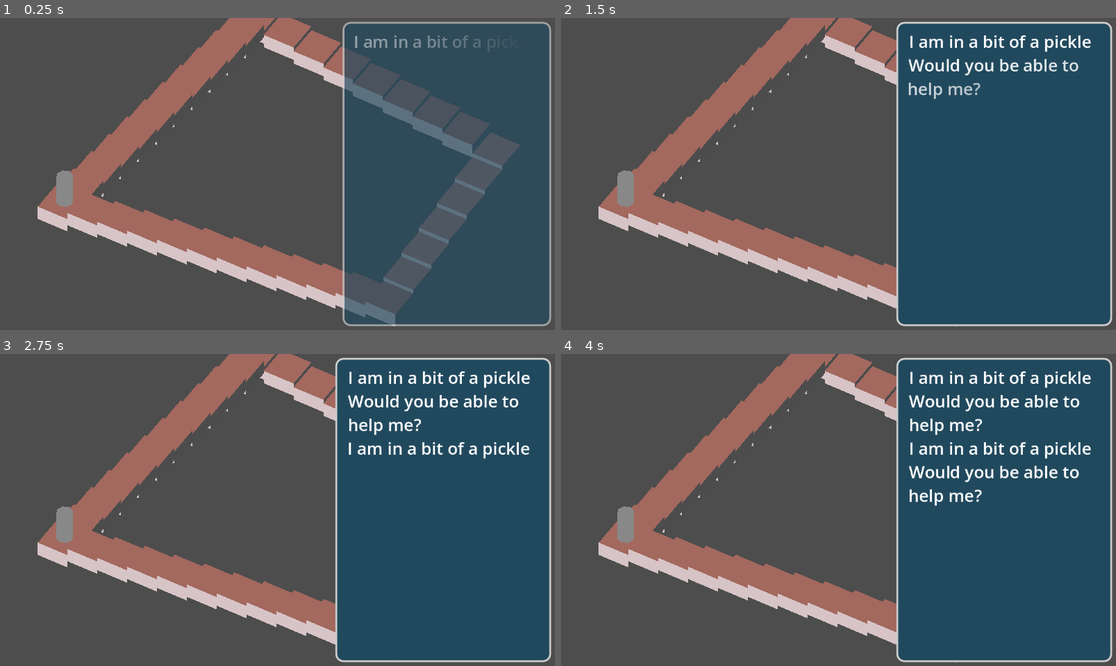
Above: before the commit, frames 1-4 (two rows, left to right).
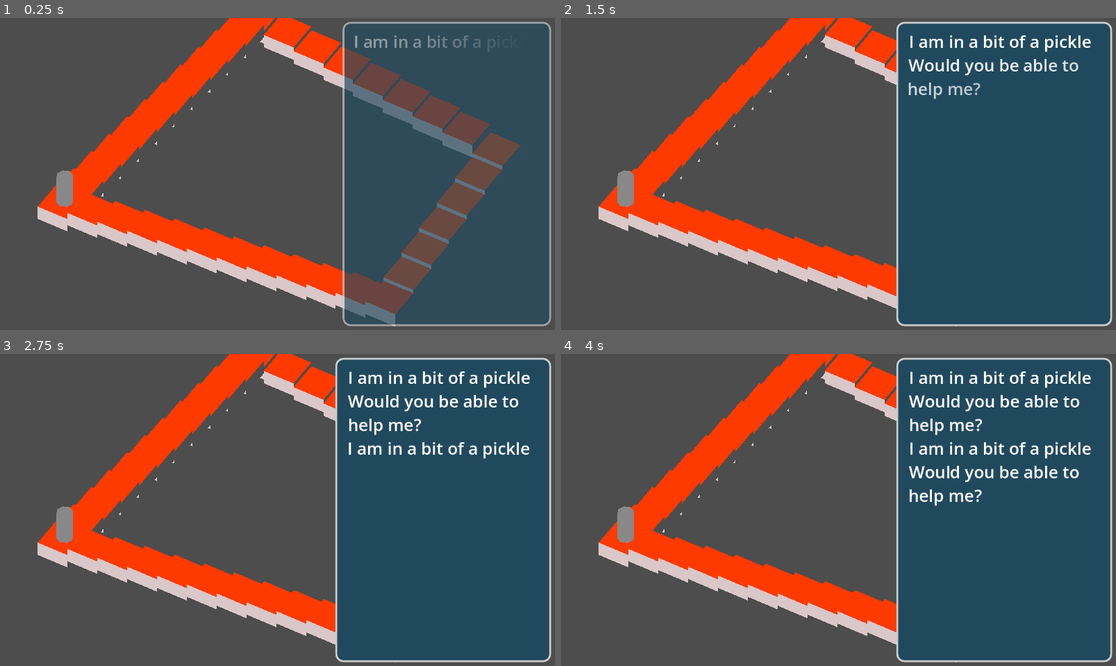
Above: after the commit, the same moments.

Repository: GenericUserIsTaken/GGJ2026
Game: Godot game, scene res://scenes/main/main.tscn
Same seed, same stepped clock (60 frames per second), same inputs: the game is played once before the commit and once after it.
Inputs (mouse positions are in pixels of both pictures, inside the frame that each line leads up to):
- Up to frame 1 (0.25 s): no input
- Up to frame 2 (1.5 s): tap Enter (ui_accept) at 0.5, 0.77 s; hold Up (ui_up) 0.53-1.28 s; click (838, 174) at 0.67 s; move the mouse to (727, 189) at 1.27 s; hold Down (ui_down) from 1.28 s (still down)
- Up to frame 3 (2.75 s): tap Enter (ui_accept) at 1.52 s; move the mouse to (333, 441) at 2.02 s; release Down (ui_down) at 2.03 s; hold Up (ui_up) from 2.03 s (still down)
- Up to frame 4 (4 s): move the mouse to (810, 572) at 2.77 s; click (810, 572) at 2.92 s; tap Enter (ui_accept) at 3.02, 3.77 s; move the mouse to (1005, 556) at 3.52 s; release Up (ui_up) at 3.53 s; hold Down (ui_down) from 3.53 s (still down)

The runs differ from the first frame. In frame 1, 16% of the frame differs, in the area x 6-94%, y 0-95%; in frame 2, 9.5%; in frame 3, 9.5%; in frame 4, 9.5%.

Commit message:
color update

Diff:
--- a/scenes/enviroment/face_colorer.tres
+++ b/scenes/enviroment/face_colorer.tres
@@ -5,7 +5,7 @@
 [resource]
 render_priority = 0
 shader = ExtResource("1_7uxna")
-shader_parameter/top_color = Color(0.6283572, 0.59597945, 0.5904932, 1)
+shader_parameter/top_color = Color(0.73105305, 0.57028514, 0.3943521, 1)
 shader_parameter/bottom_color = Color(1, 1, 1, 1)
 shader_parameter/left_color = Color(0.3019608, 0.3019608, 0.3019608, 1)
 shader_parameter/right_color = Color(1, 1, 0, 1)
--- a/scenes/enviroment/staircase_3.gdshader
+++ b/scenes/enviroment/staircase_3.gdshader
@@ -1,5 +1,5 @@
 shader_type spatial;
-render_mode world_vertex_coords;
+render_mode world_vertex_coords, unshaded;
 uniform vec4 top_color : source_color = vec4(1.0, 1.0, 1.0, 1.0);
 uniform vec4 bottom_color : source_color = vec4(1.0, 1.0, 1.0, 1.0);
 uniform vec4 left_color : source_color = vec4(1.0, 1.0, 1.0, 1.0);
@@ -15,10 +15,9 @@
 
 // Fragment Shader
 void fragment() {
-    float weight_y = dot(world_normal, vec3(0,1,0));
-	float weight_x = dot(world_normal, vec3(1,0,0));
-	float weight_z = dot(world_normal, vec3(0,0,1));
-	//mix(bottom_color.rgb, top_color.rgb, weight_y)+mix(front_color.rgb, back_color.rgb, weight_x)+mix(left_color.rgb, right_color.rgb, weight_z)
+	float weight_x = world_normal.x;
+	float weight_y = world_normal.y;
+	float weight_z = world_normal.z;
 
 	vec3 x_axis_color = mix(right_color.rgb, left_color.rgb, weight_x*0.5 + 0.5) * abs(weight_x);
 	vec3 y_axis_color = mix(bottom_color.rgb, top_color.rgb, weight_y*0.5 + 0.5) * abs(weight_y);
